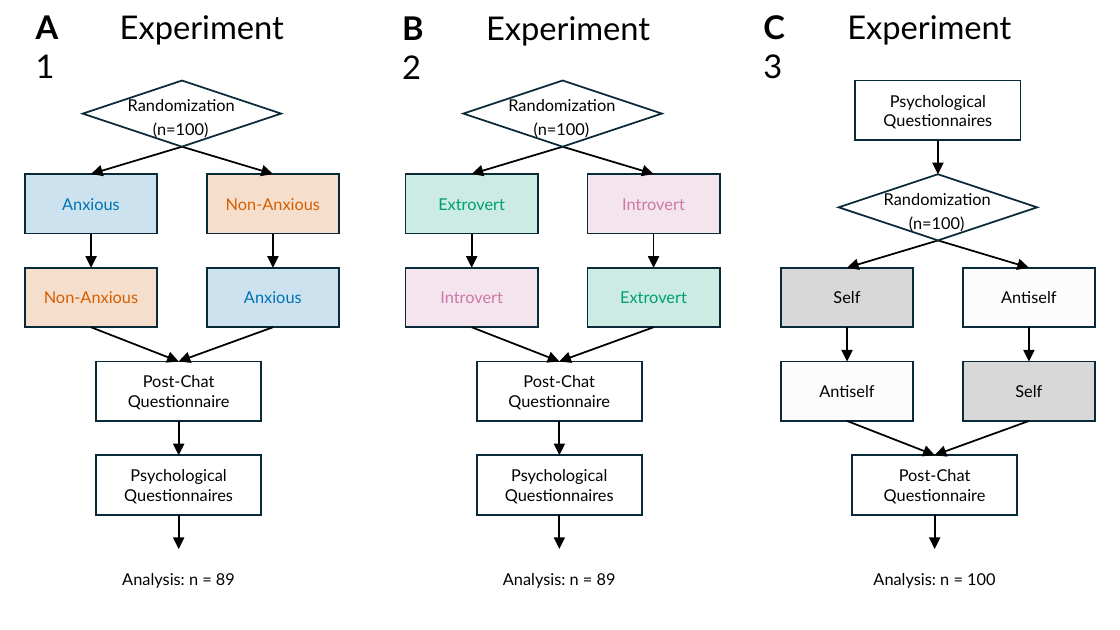
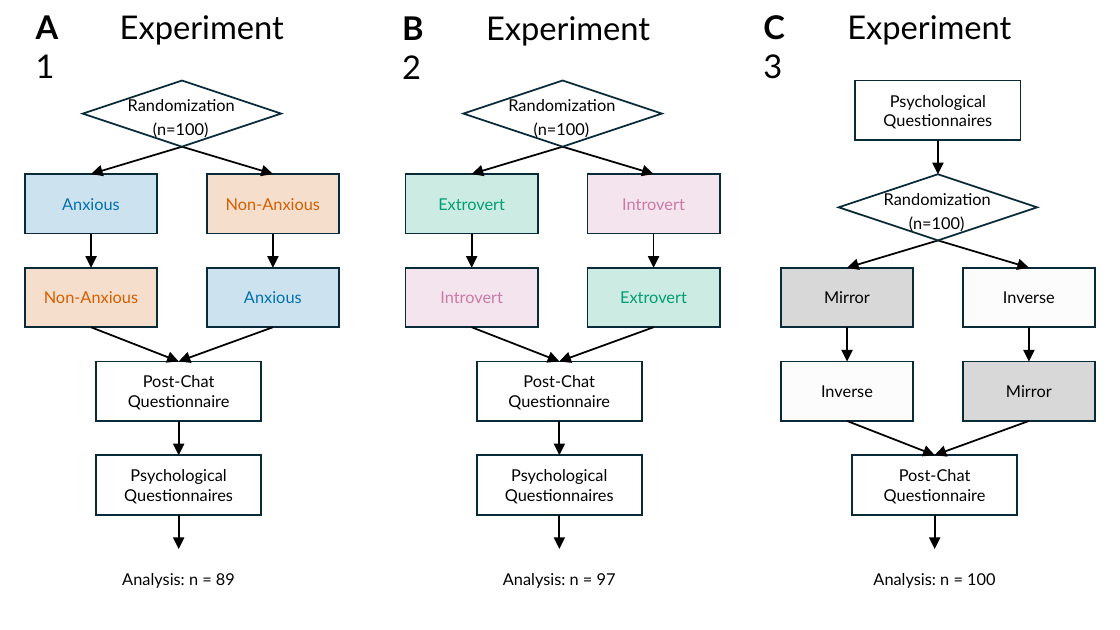
Before and after one commit to santiagocdo/chatPersonalities, a slide deck: slide 2 of figures/figure1_v2.pptx. Drawn at 1120x630 pixels with LibreOffice and Linux fonts; fonts in the diff are those of the drawing. Boxes give left, top, right and bottom in pixels: in the first picture for what was removed or moved away, otherwise in the second. Text is boxed around its words. In the diff, an @@ line names an element or a change of style, - is before the commit and + after.

Commit message:
self-->mirror, and anti-self-->inverse, adjust f scores

```diff
--- a/figures/figure1_v2.pptx
+++ b/figures/figure1_v2.pptx
@@ text in rectangle at (x1=824, y1=291, x2=870, y2=303): text changed @@
-Self
+Mirror
@@ text in rectangle at (x1=1003, y1=291, x2=1055, y2=303): text changed @@
-Antiself
+Inverse
@@ text in rectangle at (x1=821, y1=385, x2=873, y2=397): text changed @@
-Antiself
+Inverse
@@ text in rectangle at (x1=1006, y1=385, x2=1052, y2=397): text changed @@
-Self
+Mirror
@@ text at (x1=503, y1=573, x2=616, y2=588): text changed @@
-Analysis: n = 89
+Analysis: n = 97
```
Also in this commit, not shown: 2 other files.
